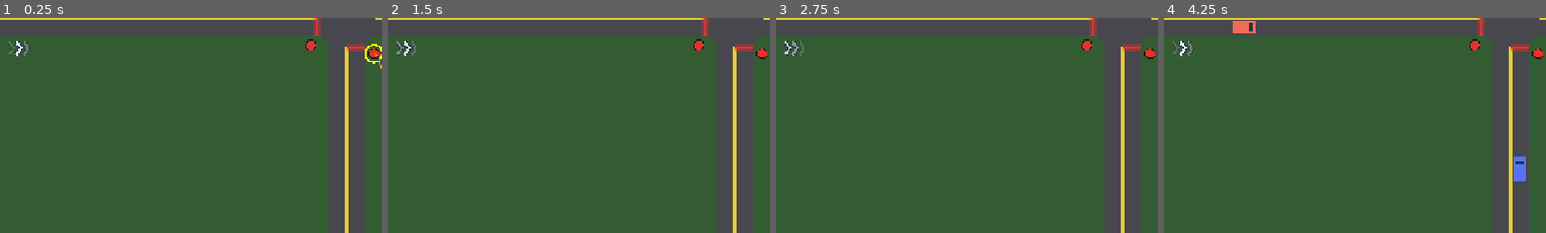
Above: before the commit, frames 1-4 (left to right).
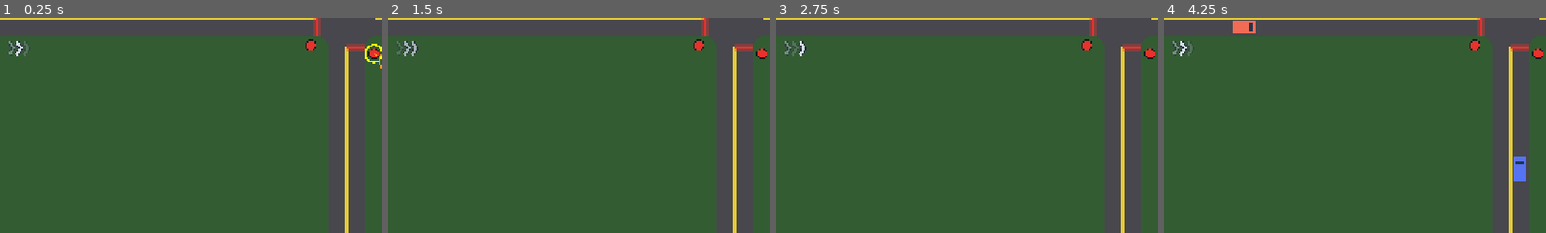
Above: after the commit, the same moments.

Repository: klusignolo/Fender-Bandit
Game: Godot game, scene res://main/main.tscn
Two runs of this game, one before a commit and one after it. Both use one fixed random seed, a clock stepped at 60 frames per second and the inputs below.
Inputs:
- Up to frame 1 (0.25 s): no input
- Up to frame 2 (1.5 s): hold D (move_right) 0.53-1.28 s; tap X (dash) at 0.6 s; hold S (move_down) from 1.28 s (still down); tap J (switch) at 1.35 s
- Up to frame 3 (2.75 s): release S (move_down) at 2.03 s; hold D (move_right) from 2.03 s (still down); tap L (tow) at 2.1 s
- Up to frame 4 (4.25 s): release D (move_right) at 2.78 s; hold W (move_up) 2.78-3.53 s; tap X (dash) at 2.85 s; hold A (move_left) from 3.53 s (still down); tap J (switch) at 3.6 s
The pictures show only the part of the screen within x 5-55%, y 50-100%; the shares and areas given below are measured in that part.

The runs differ from the first frame. In frame 1, less than 0.1% of the frame differs, in the area x 2-4%, y 10-17%; in frame 2, 0.2%, in the area x 2-8%, y 10-18%; in frame 3, 0.2%; in frame 4, less than 0.1%.

Commit message:
Slower Swell marquee
From the dev's playtest: 1.5 passes a second was a little fast.

Co-Authored-By: Claude Opus 5.5 <noreply@anthropic.com>

Diff:
--- a/game/world/entry_cues.gd
+++ b/game/world/entry_cues.gd
@@ -9,7 +9,7 @@
 const CHEVRON_OUT := 34.0  # world px from the lane's centre out past the kerb to the chevrons...
 const TAG_OUT := 74.0  # ...and to the "+N"
 const PULSE_LENGTH := 160.0  # world px of lane, in from the map edge, that pulses under a backlog
-const MARQUEE_HZ := 1.5  # times a second the light runs along the chevrons, back to front
+const MARQUEE_HZ := 1.0  # times a second the light runs along the chevrons, back to front
 const MARQUEE_DIM := 0.2  # an unlit chevron's opacity
 const PULSE_HZ := 1.6
 const TAG_SIZE := 26
